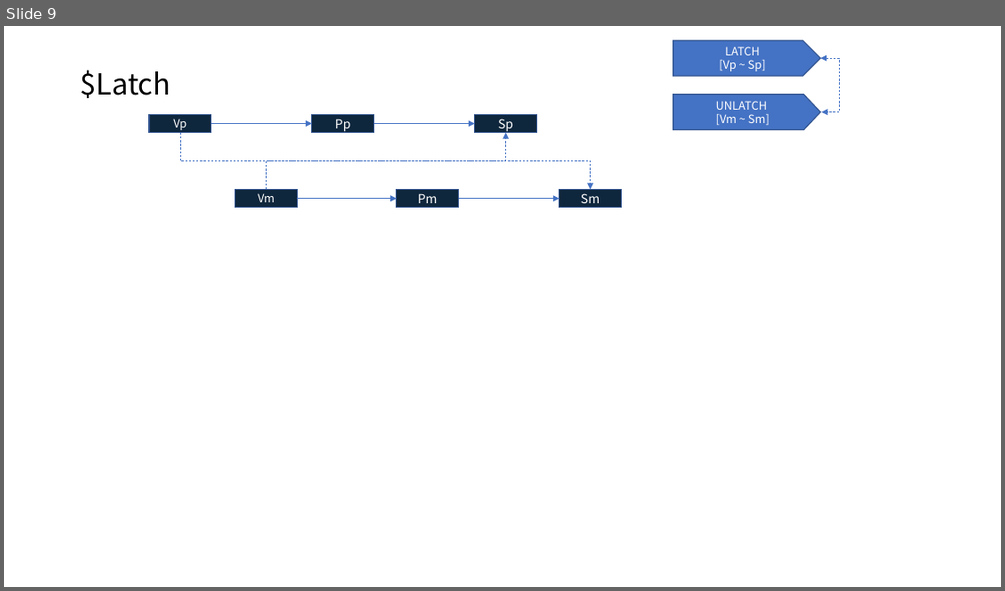
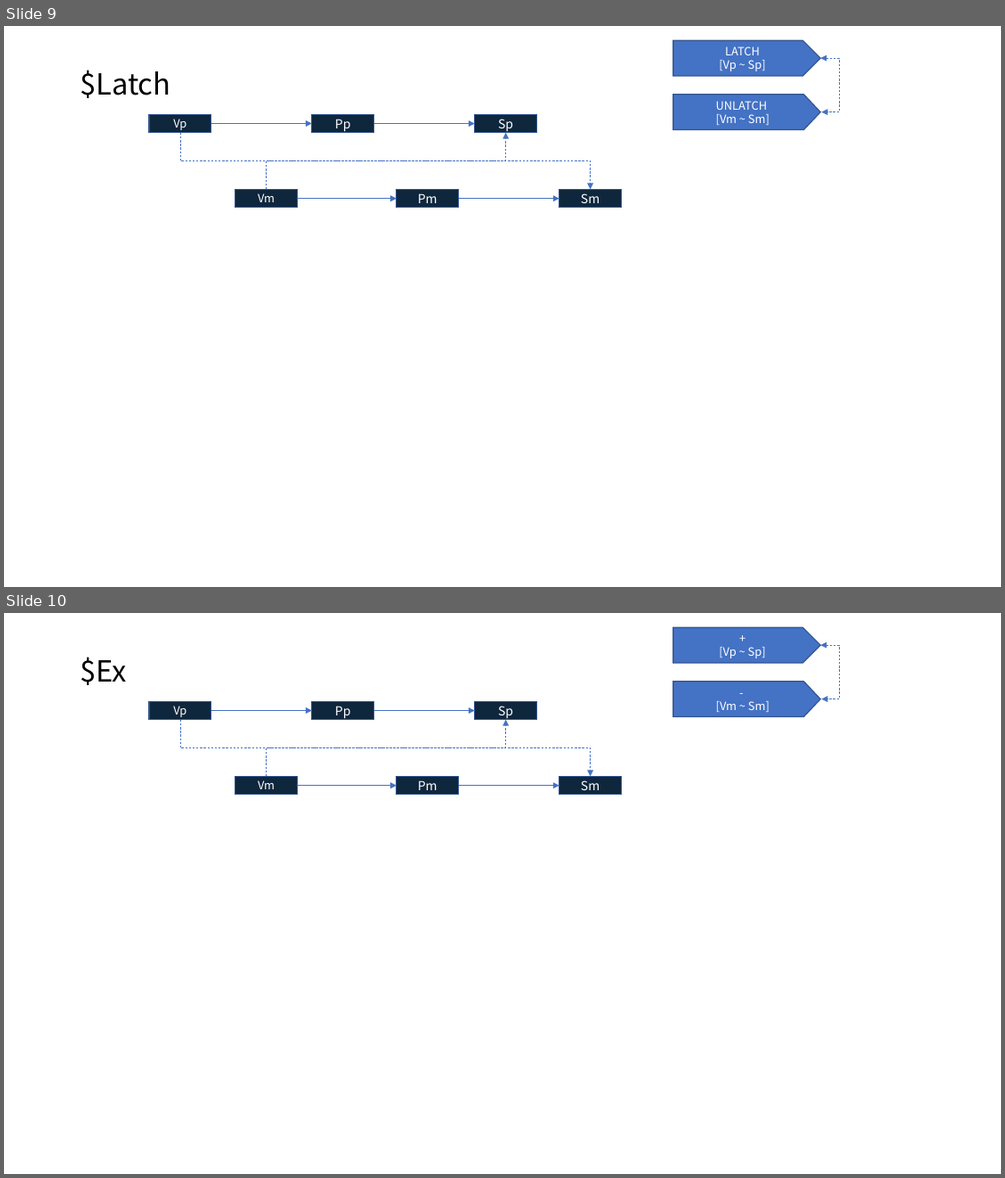
Before and after one commit to DualsoftDev/ds, a slide deck: DsDotNet/src/Model/Import/Model.Import.Office/sample/ds.pptx. Shown one above the other, each under a label of ours: slide 9 before the commit, slides 9 and 10 after it. The pictures are 1005x591 and 1005x1178 pixels, drawn with LibreOffice and Linux fonts; fonts in the diff are those of the drawing. Boxes give left, top, right and bottom in pixels: in the first picture for what was removed or moved away, otherwise in the second. Text is boxed around its words. In the diff, an @@ line names an element or a change of style, - is before the commit and + after.

```diff
--- a/DsDotNet/src/Model/Import/Model.Import.Office/sample/ds.pptx
+++ b/DsDotNet/src/Model/Import/Model.Import.Office/sample/ds.pptx
@@ slide 10 added at box(4, 613, 1001, 1174), background #FFFFFF @@
@@ pentagon arrow added at box(673, 627, 821, 662), fill #4472C4, outline #325491 1 pt, 11 pt, text #FFFFFF @@
++
+[Vp ~ Sp]
@@ title added at box(80, 657, 126, 685), 28 pt, text #000000 @@
+$Ex
@@ elbow double arrow added from (821, 645) to (821, 699), #4472C4 0.5 pt dashed @@
@@ pentagon arrow added at box(673, 682, 821, 717), fill #4472C4, outline #325491 1 pt, 11 pt, text #FFFFFF @@
+-
+[Vm ~ Sm]
@@ rectangle added at box(149, 701, 211, 719), fill #0F273D, outline #325491 1 pt, 11 pt, text #FFFFFF @@
+Vp
@@ arrow added from (211, 710) to (312, 710), #4472C4 0.5 pt @@
@@ rectangle added at box(312, 701, 374, 719), fill #0F273D, outline #325491 1 pt, 12 pt, text #FFFFFF @@
+Pp
@@ arrow added from (374, 710) to (474, 710), #4472C4 0.5 pt @@
@@ rectangle added at box(474, 701, 536, 719), fill #0F273D, outline #325491 1 pt, 12 pt, text #FFFFFF @@
+Sp
@@ elbow arrow added from (180, 720) to (591, 776), #4472C4 0.5 pt dashed @@
@@ elbow arrow added from (267, 776) to (506, 720), #4472C4 0.5 pt dashed @@
@@ rectangle added at box(235, 776, 297, 794), fill #0F273D, outline #325491 1 pt, 11 pt, text #FFFFFF @@
+Vm
@@ arrow added from (297, 786) to (396, 786), #4472C4 0.5 pt @@
@@ rectangle added at box(396, 776, 459, 794), fill #0F273D, outline #325491 1 pt, 12 pt, text #FFFFFF @@
+Pm
@@ arrow added from (459, 786) to (559, 786), #4472C4 0.5 pt @@
@@ rectangle added at box(559, 776, 622, 794), fill #0F273D, outline #325491 1 pt, 12 pt, text #FFFFFF @@
+Sm
```
Also in this commit, not shown: 1 slide changed, 1 other file.
